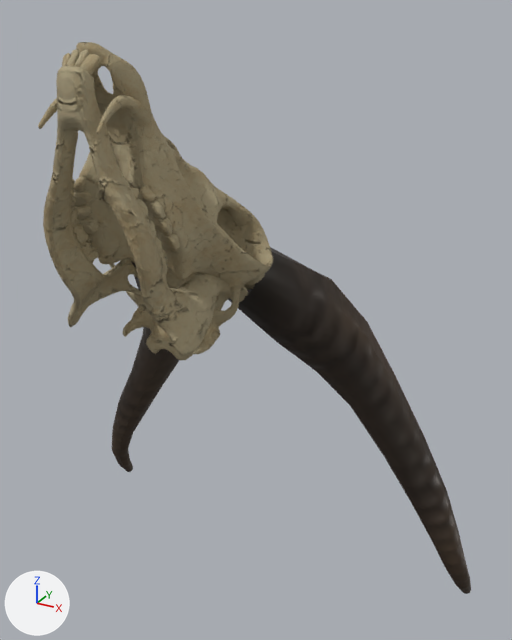
The Blender file src/addons/no_mans_sky_base_builder/models-high-res/assets/FOS_HEAD_BF.blend: old version first, new version second.
Rendered twice from a 50 mm lens placed at (1.34, -1.37, 0.82), pointed at (0.12, 0.85, -0.29). Lighting does not change. The marker at lower left points along +X, +Y and +Z. The first picture is the older version.

The first picture shows 'FOS_HEAD_BF'.
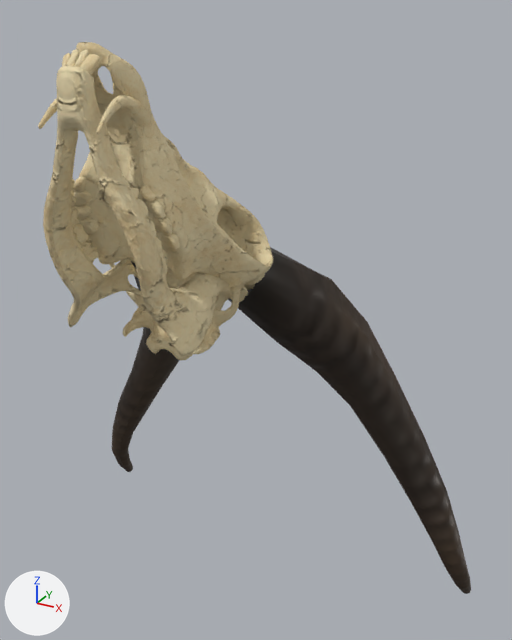
Changed parts and their boxes (x1, y1, x2, y2) in the pictures (512 x 640 px):
'FOS_HEAD_BF', surface changed (brown to beige)
    both: (38, 42, 276, 362)

The change, as a diff of the scene's bpy script:
```diff
--- a/src/addons/no_mans_sky_base_builder/models-high-res/assets/FOS_HEAD_BF.blend.py
+++ b/src/addons/no_mans_sky_base_builder/models-high-res/assets/FOS_HEAD_BF.blend.py
@@ mat_bonetileable @@
 n8 = _N.new('ShaderNodeMixRGB'); n8.name = 'Mix (Legacy)'
+n8.inputs[0].default_value = 0.0  # 'Factor'
 _L.new(n4.outputs[1], n5.inputs[0])  # 'Y' to 'X'
```
